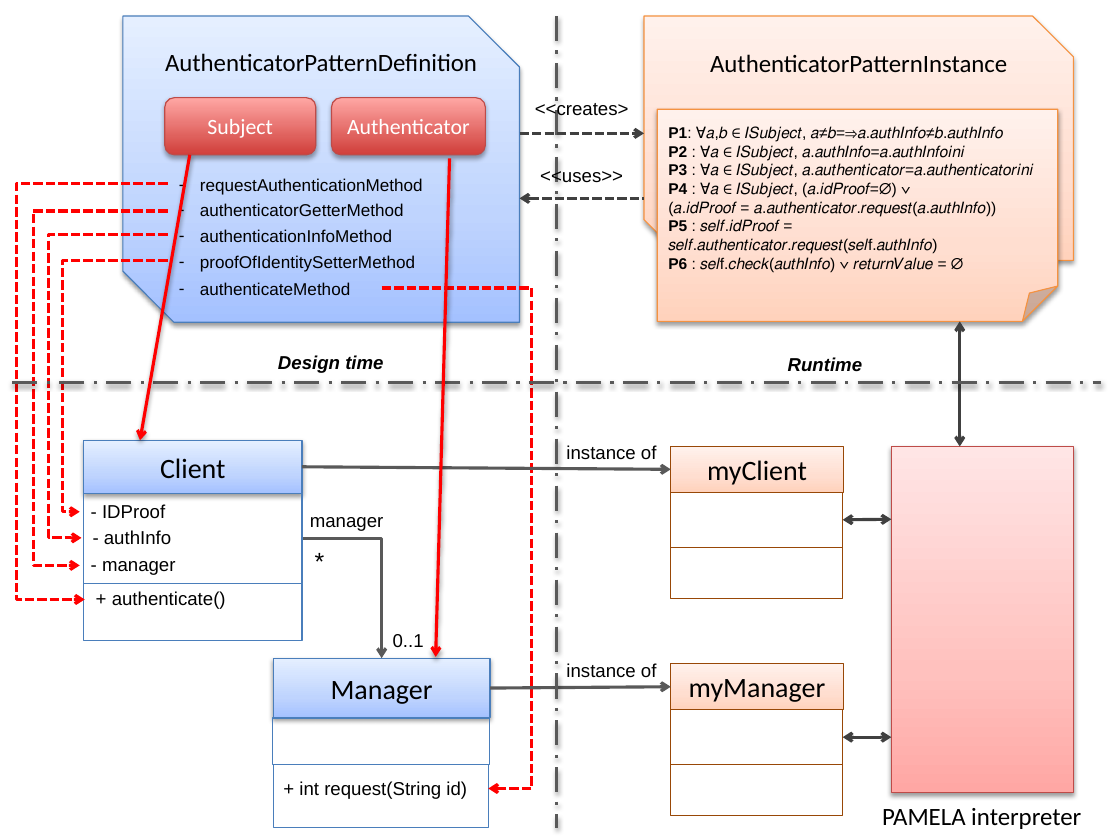
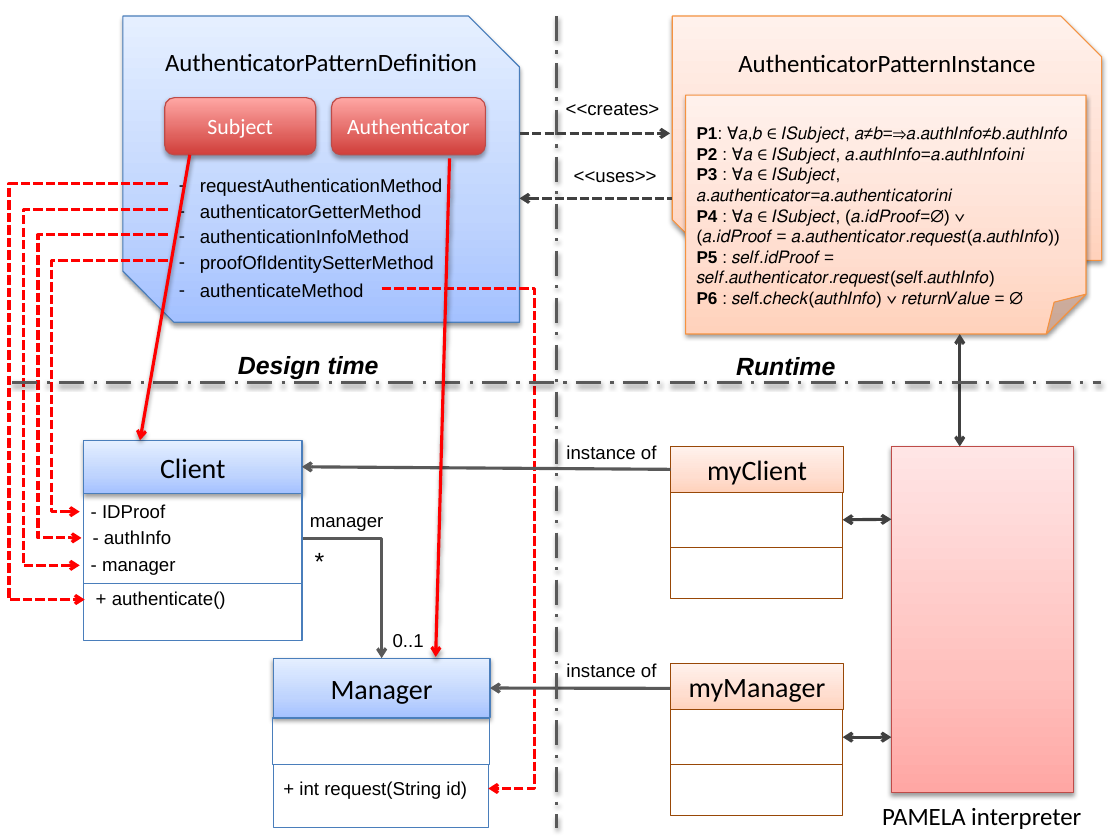
Before and after one commit to sylvain-openflexo/securing-web-application, a slide deck: slide 1 of figures/AuthenticatorPattern4.pptx. Drawn at 1120x840 pixels with LibreOffice and Linux fonts; fonts in the diff are those of the drawing. Boxes give left, top, right and bottom in pixels: in the first picture for what was removed or moved away, otherwise in the second. Text is boxed around its words. In the diff, an @@ line names an element or a change of style, - is before the commit and + after.

```diff
--- a/figures/AuthenticatorPattern4.pptx
+++ b/figures/AuthenticatorPattern4.pptx
@@ 2 texts, 1 snip diag rect: place and size @@
-2 texts, 1 snip diag rect at (535,16,1073,260)
+2 texts, 1 snip diag rect at (566,16,1101,260)
@@ folded corner "P1: ∀𝑎,𝑏 ∈ 𝐼𝑆𝑢𝑏𝑗𝑒𝑐𝑡, 𝑎≠𝑏=⇒𝑎.𝑎𝑢𝑡ℎ𝐼𝑛𝑓𝑜≠𝑏.𝑎𝑢𝑡ℎ𝐼𝑛𝑓𝑜": place and size @@
-folded corner "P1: ∀𝑎,𝑏 ∈ 𝐼𝑆𝑢𝑏𝑗𝑒𝑐𝑡, 𝑎≠𝑏=⇒𝑎.𝑎𝑢𝑡ℎ𝐼𝑛𝑓𝑜≠𝑏.𝑎𝑢𝑡ℎ𝐼𝑛𝑓𝑜" at (657,110,1058,321)
+folded corner "P1: ∀𝑎,𝑏 ∈ 𝐼𝑆𝑢𝑏𝑗𝑒𝑐𝑡, 𝑎≠𝑏=⇒𝑎.𝑎𝑢𝑡ℎ𝐼𝑛𝑓𝑜≠𝑏.𝑎𝑢𝑡ℎ𝐼𝑛𝑓𝑜" at (685,95,1086,334)
@@ folded corner "P1: ∀𝑎,𝑏 ∈ 𝐼𝑆𝑢𝑏𝑗𝑒𝑐𝑡, 𝑎≠𝑏=⇒𝑎.𝑎𝑢𝑡ℎ𝐼𝑛𝑓𝑜≠𝑏.𝑎𝑢𝑡ℎ𝐼𝑛𝑓𝑜" at (685,95,1086,334): size 10 to 11 pt @@
@@ arrow moved from (520, 133) - (644, 133) to (520, 133) - (670, 133) @@
@@ text "<<uses>>": place and size @@
-text "<<uses>>" at (540,168,623,183)
+text "<<uses>>" at (574,171,657,183)
@@ elbow arrow (168, 184) - (85, 599): route changed @@
@@ elbow arrow (168, 209) - (80, 566): route changed @@
@@ size 11 to 12 pt in 5 elements at (200,178,442,196), (200,229,409,244), (200,255,434,273), (200,283,364,298), (200,204,422,219) @@
@@ arrow moved from (520, 198) - (644, 198) to (520, 198) - (672, 198) @@
@@ elbow arrow (168, 235) - (82, 538): route changed @@
@@ elbow arrow (168, 261) - (80, 512): route changed @@
@@ elbow arrow (382, 288) - (488, 788): route changed @@
@@ text "Design time": place and size @@
-text "Design time" at (278,355,383,373)
+text "Design time" at (238,356,379,379)
@@ text "Design time" at (238,356,379,379): size 12 to 16 pt @@
@@ text "Runtime" at (736,357,835,376): size 12 to 16 pt @@
@@ text "Runtime": place and size @@
-text "Runtime" at (788,357,863,372)
+text "Runtime" at (736,357,835,376)
@@ double arrow moved from (960, 321) - (960, 447) to (960, 334) - (960, 447) @@
@@ arrow (302, 467) - (671, 469): arrowheads changed @@
@@ arrow (491, 688) - (670, 689): arrowheads changed @@
```
Also in this commit, not shown: 2 other files.
